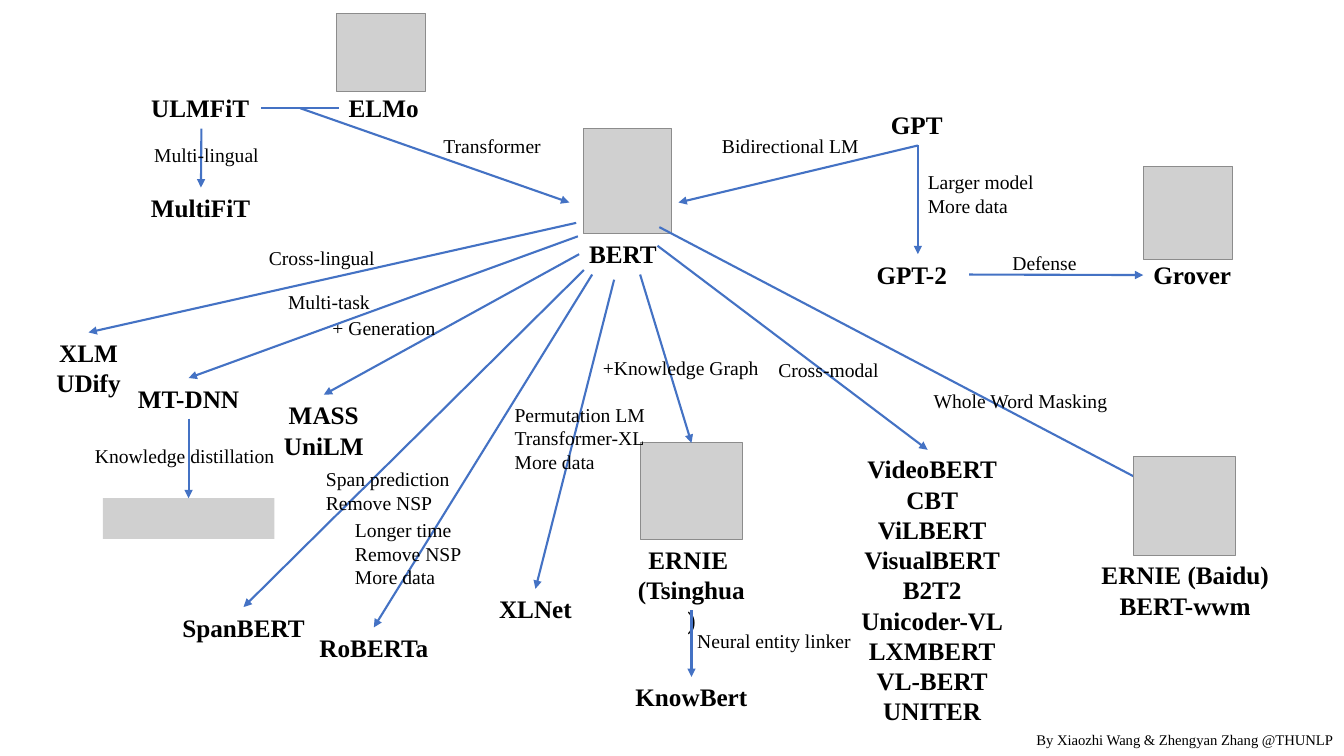
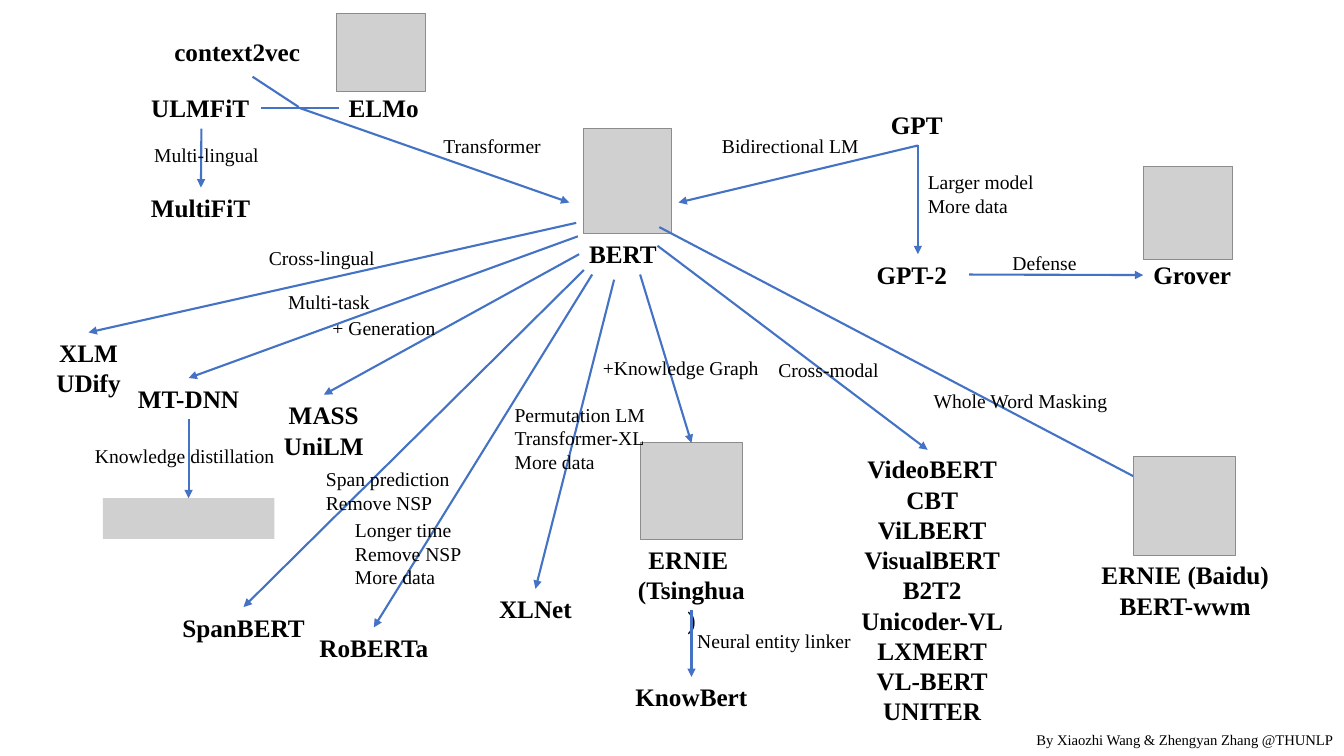
Before and after one commit to thunlp/PLMpapers, a slide deck: slide 1 of PLMfamily.pptx. Drawn at 1344x756 pixels with LibreOffice and Linux fonts; fonts in the diff are those of the drawing; grey boxes stand for pictures. Boxes give left, top, right and bottom in pixels: in the first picture for what was removed or moved away, otherwise in the second. Text is boxed around its words. In the diff, an @@ line names an element or a change of style, - is before the commit and + after.

```diff
--- a/PLMfamily.pptx
+++ b/PLMfamily.pptx
@@ text added at (x1=174, y1=44, x2=300, y2=62), 18 pt, text #000000, bold @@
+context2vec
@@ line added from (253, 77) to (298, 107), #4472C4 1.5 pt @@
@@ text at (x1=877, y1=643, x2=987, y2=660): text changed @@
-LXMBERT
+LXMERT
```
Also in this commit, not shown: 1 other file.
